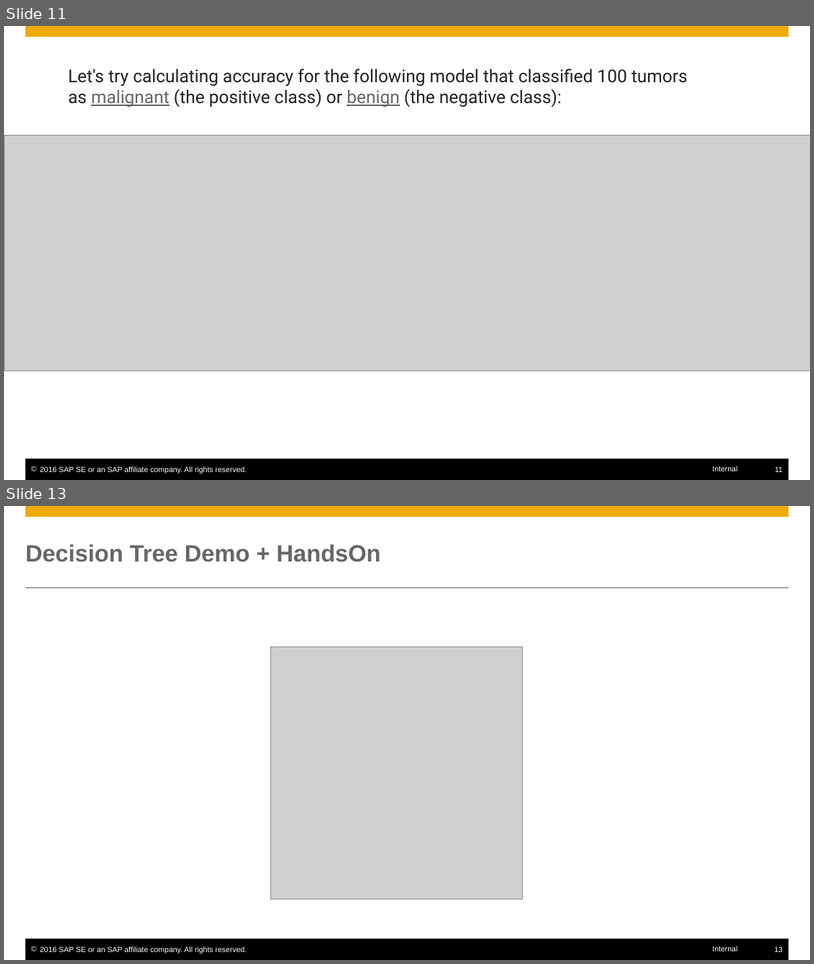
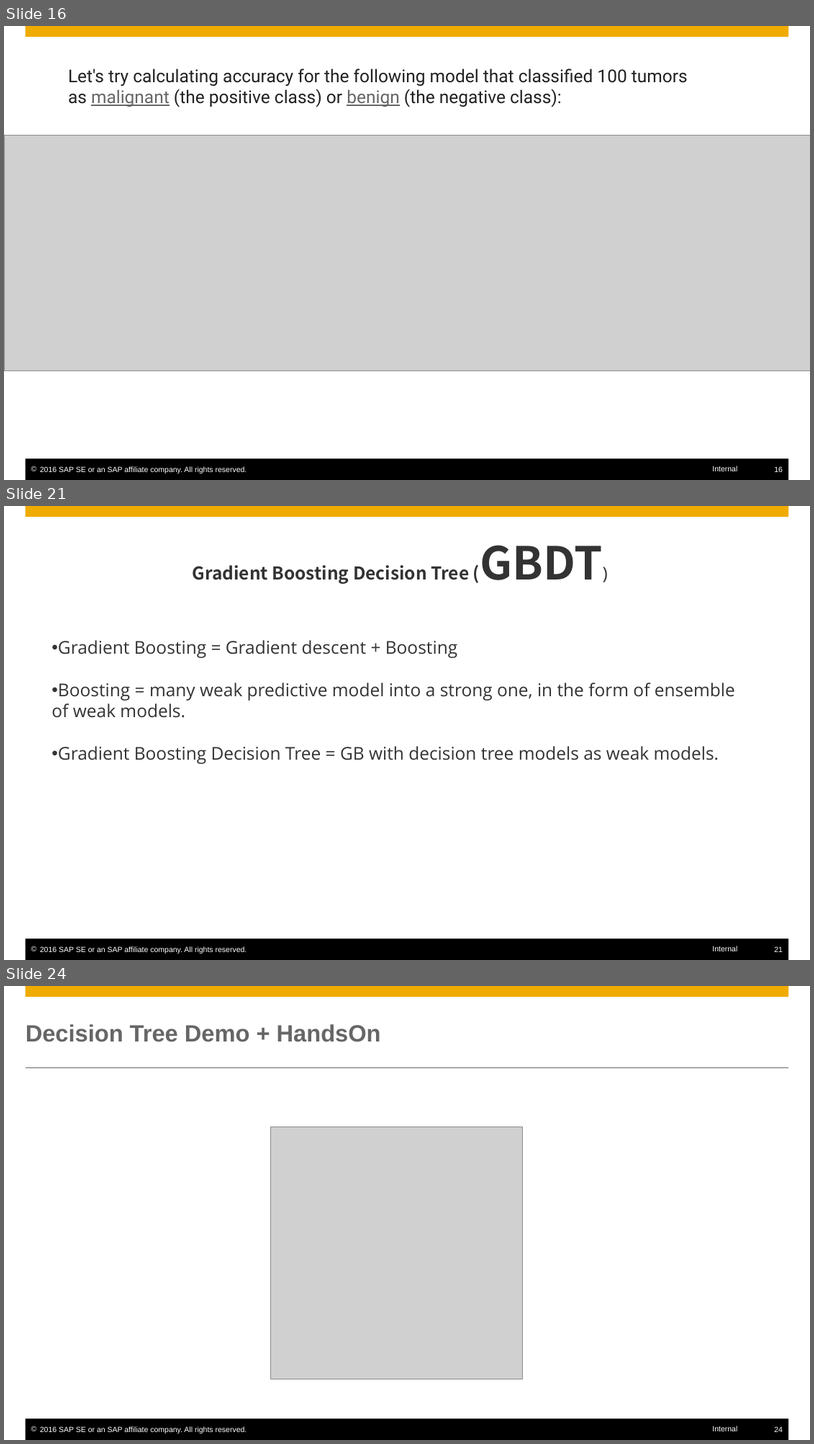
Before and after one commit to SherwinVarghese/Machine-Learning-TechknowSchool, a slide deck: modules/4. ML Algorithms/2. Classification/Classification_LR_DT.pptx. Shown one above the other, each under a label of ours: slides 11 and 13 before the commit, slides 16, 21 and 24 after it; the slides between them are not shown. The pictures are 814x964 and 814x1444 pixels, drawn with LibreOffice and Linux fonts; fonts in the diff are those of the drawing; grey boxes stand for pictures. Boxes give left, top, right and bottom in pixels: in the first picture for what was removed or moved away, otherwise in the second. Text is boxed around its words. In the diff, an @@ line names an element or a change of style, - is before the commit and + after.

```diff
--- a/modules/4. ML Algorithms/2. Classification/Classification_LR_DT.pptx
+++ b/modules/4. ML Algorithms/2. Classification/Classification_LR_DT.pptx
@@ slide 21 added at (4,506,810,960), background #FFFFFF; not listed: 6 template elements that a slide beside it also shows @@
@@ text added at (193,545,602,584), 21 pt, text #333333, bold @@
+Gradient Boosting Decision Tree (GBDT)
@@ text added at (52,640,736,764), 21 pt, text #333333 @@
+• Gradient Boosting = Gradient descent + Boosting
+• Boosting = many weak predictive model into a strong one, in the form of ensemble of weak models.
+• Gradient Boosting Decision Tree = GB with decision tree models as weak models.
@@ what was slide 11 is now slide 16 @@
@@ page number at (774,466,783,472): text changed @@
-11
+16
@@ what was slide 13 is now slide 24 @@
@@ page number at (774,1426,783,1432): text changed @@
-13
+24
```
Also in this commit, not shown: 3 slides changed, 10 other slides added.
